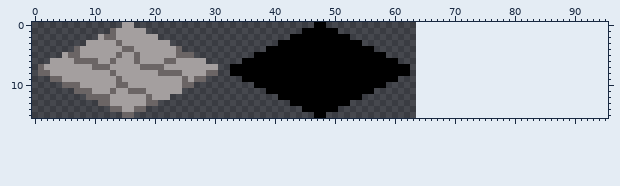
Sprite sheet, stored at res/sprites/FloorSheet.png. Above, as it was before the edit.
The file is 64x16 pixels. Colours within 5 levels of each other are drawn and written as one. The old version is drawn lined up with the new one, on the new canvas.
Once edited:
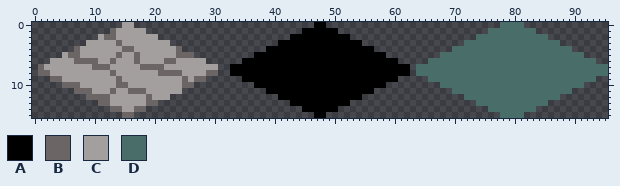
Palette (. is transparent): A #000000  B #6b6565  C #a49f9f  D #496e69
Changes in this commit:
canvas 64x16 -> 96x16
y 0: x 78..81 .... -> DDDD
y 1: x 76..83 ........ -> DDDDDDDD
y 2: x 74..85 ............ -> DDDDDDDDDDDD
y 3: x 72..87 ................ -> DDDDDDDDDDDDDDDD
y 4: x 70..89 .................... -> DDDDDDDDDDDDDDDDDDDD
y 5: x 68..91 ........................ -> DDDDDDDDDDDDDDDDDDDDDDDD
y 6: x 66..93 ............................ -> DDDDDDDDDDDDDDDDDDDDDDDDDDDD
y 7..8: x 64..95 ................................ -> DDDDDDDDDDDDDDDDDDDDDDDDDDDDDDDD
y 9: x 66..93 ............................ -> DDDDDDDDDDDDDDDDDDDDDDDDDDDD
y 10: x 68..91 ........................ -> DDDDDDDDDDDDDDDDDDDDDDDD
y 11: x 70..89 .................... -> DDDDDDDDDDDDDDDDDDDD
y 12: x 72..87 ................ -> DDDDDDDDDDDDDDDD
y 13: x 74..85 ............ -> DDDDDDDDDDDD
y 14: x 76..83 ........ -> DDDDDDDD
y 15: x 78..81 .... -> DDDD
Where, in picture pixels (left, top, right, bottom), the same in both pictures:
added: (416, 22, 608, 118)
